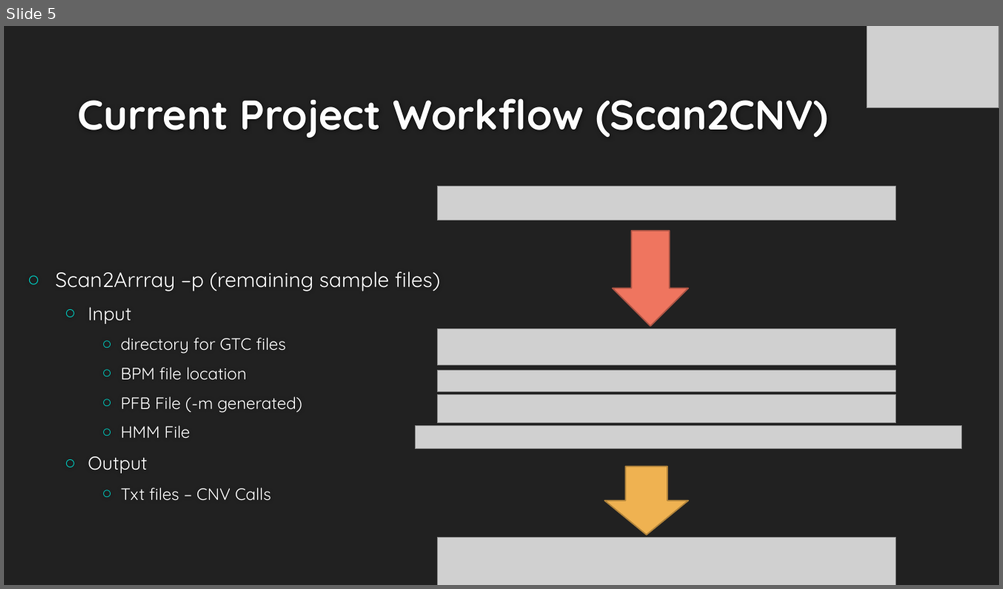
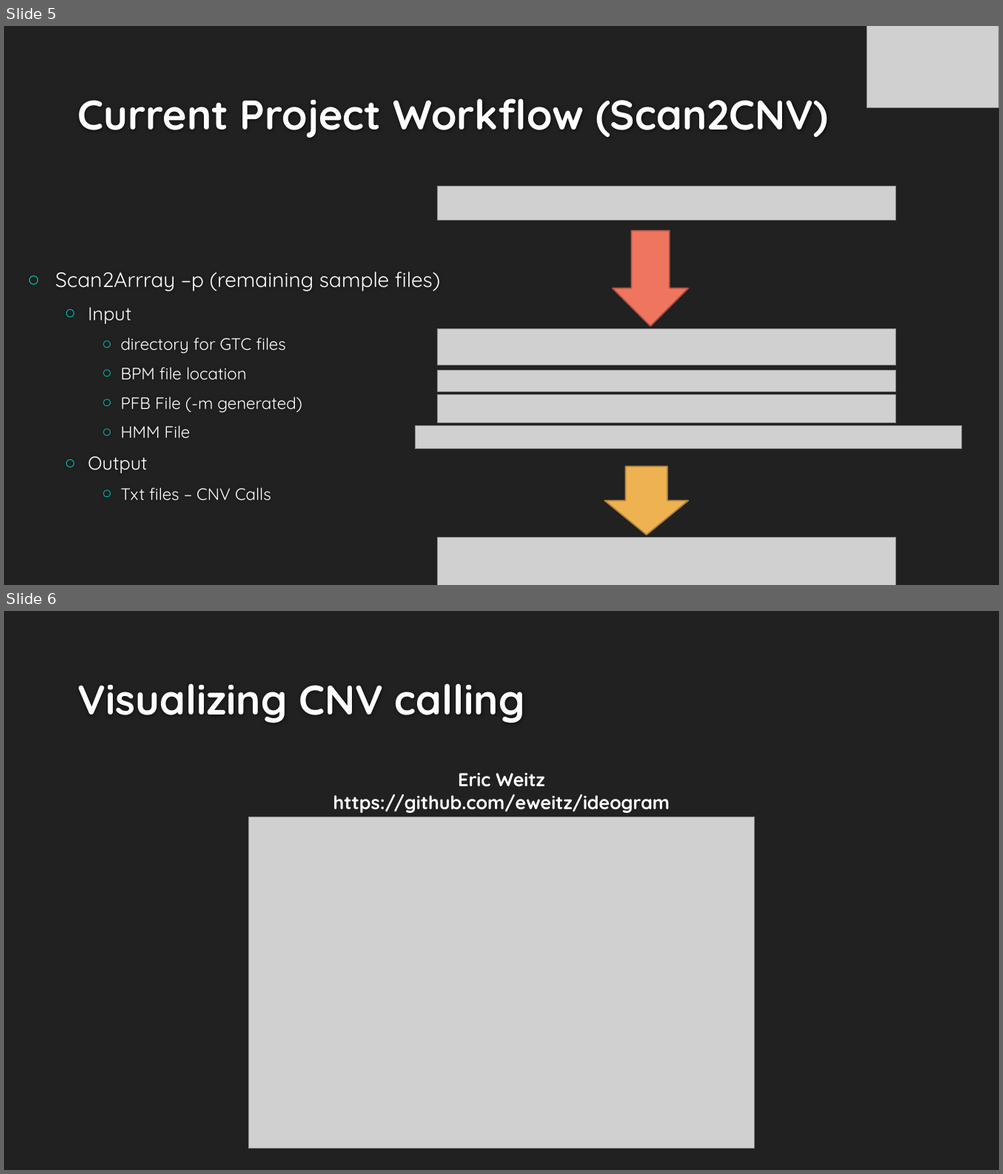
Before and after one commit to NCBI-Hackathons/Scan2CNV, a slide deck: files/Final_Present.pptx. Shown one above the other, each under a label of ours: slide 5 before the commit, slides 5 and 6 after it. The pictures are 1003x589 and 1003x1174 pixels, drawn with LibreOffice and Linux fonts; fonts in the diff are those of the drawing; grey boxes stand for pictures; background and template pictures are left out. Boxes give left, top, right and bottom in pixels: in the first picture for what was removed or moved away, otherwise in the second. Text is boxed around its words. In the diff, an @@ line names an element or a change of style, - is before the commit and + after.

Commit message:
updating ppt

```diff
--- a/files/Final_Present.pptx
+++ b/files/Final_Present.pptx
@@ slide 6 added at box(4, 611, 999, 1170), background #212121 @@
@@ title added at box(77, 684, 525, 723), 40 pt, text #FEFEFE, bold @@
+Visualizing CNV calling
@@ text added at box(333, 773, 670, 813), 18 pt, text #FFFFFF, bold @@
+Eric Weitz
+https://github.com/eweitz/ideogram
@@ picture added at box(249, 817, 754, 1149) @@
```
Also in this commit, not shown: 1 slide changed, 1 slide removed.
